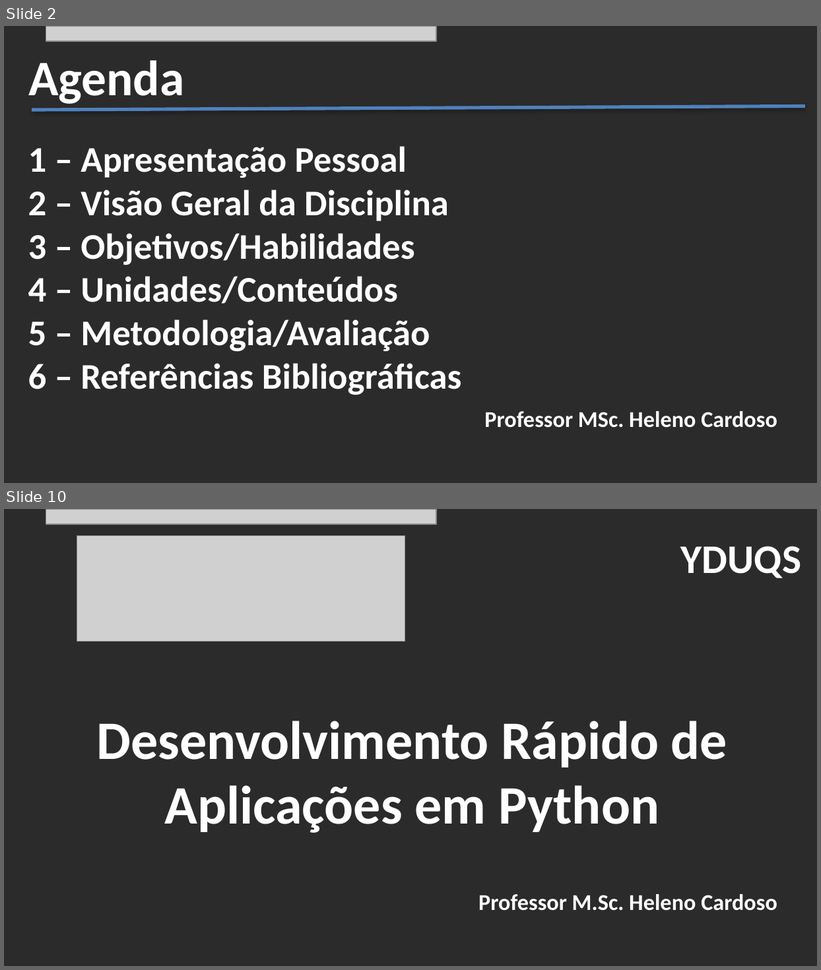
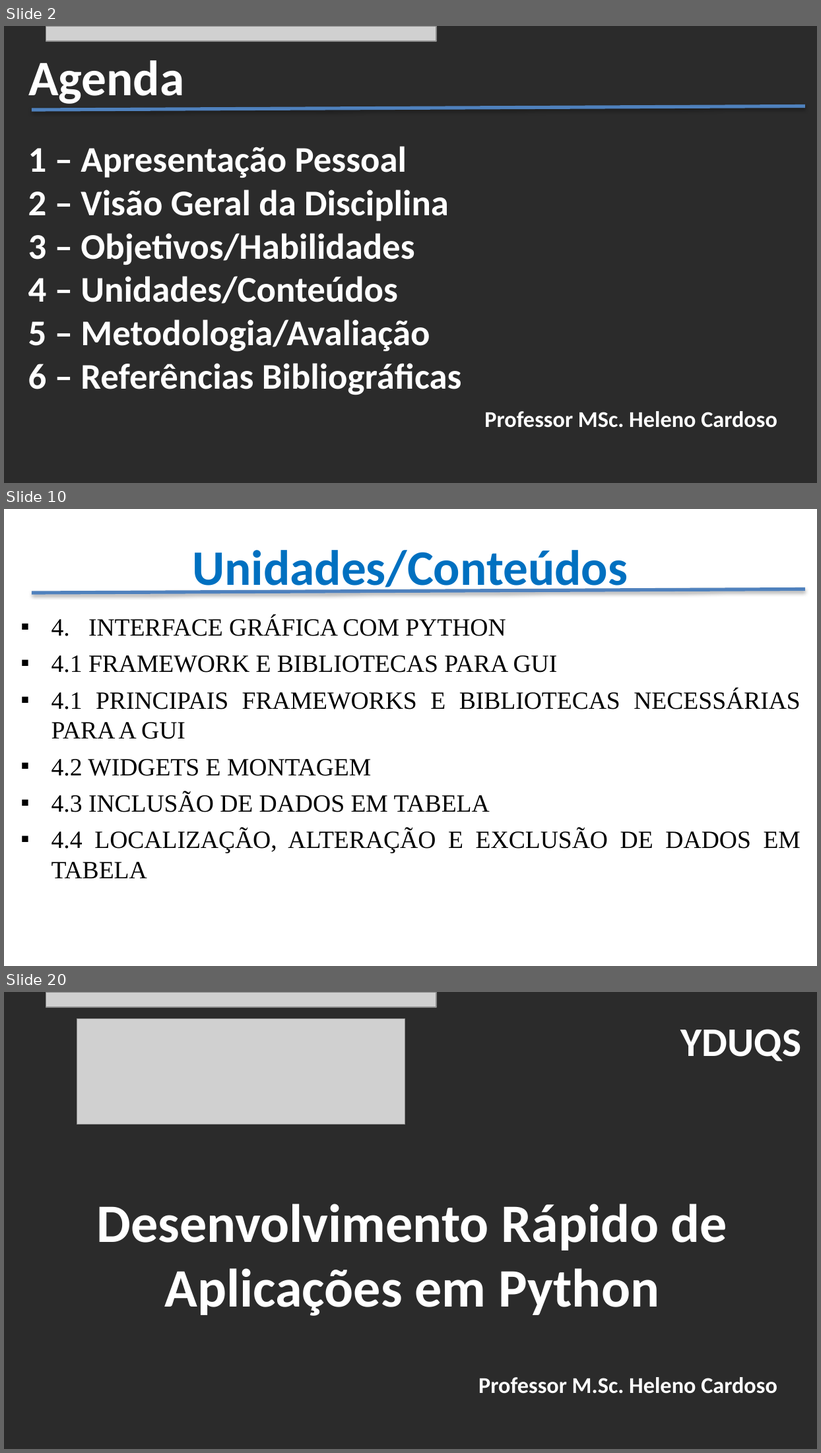
Before and after one commit to CloudEducationBrazil/WydenUniRuyPythonRAD, a slide deck: 01 Classes/Apresentação - Desenvolvimento RAD Python.pptx. Shown one above the other, each under a label of ours: slides 2 and 10 before the commit, slides 2, 10 and 20 after it; the slides between them are not shown. The pictures are 821x970 and 821x1453 pixels, drawn with LibreOffice and Linux fonts; fonts in the diff are those of the drawing; grey boxes stand for pictures; background and template pictures are left out; a plain dark background stands for a picture behind light text. Boxes give left, top, right and bottom in pixels: in the first picture for what was removed or moved away, otherwise in the second. Text is boxed around its words. In the diff, an @@ line names an element or a change of style, - is before the commit and + after.

```diff
--- a/01 Classes/Apresentação - Desenvolvimento RAD Python.pptx
+++ b/01 Classes/Apresentação - Desenvolvimento RAD Python.pptx
@@ slide 10 added at bbox=[4, 509, 817, 966], background picture (left out) @@
@@ title added at bbox=[192, 550, 628, 596], 44 pt, text #0070C0, bold @@
+Unidades/Conteúdos
@@ line added from (32, 593) to (805, 590), #4F81BD 3 pt @@
@@ text added at bbox=[52, 617, 801, 879], 22 pt, text #000000 @@
+▪ 4. INTERFACE GRÁFICA COM PYTHON
+▪ 4.1 FRAMEWORK E BIBLIOTECAS PARA GUI
+▪ 4.1 PRINCIPAIS FRAMEWORKS E BIBLIOTECAS NECESSÁRIAS PARA A GUI
+▪ 4.2 WIDGETS E MONTAGEM
+▪ 4.3 INCLUSÃO DE DADOS EM TABELA
+▪ 4.4 LOCALIZAÇÃO, ALTERAÇÃO E EXCLUSÃO DE DADOS EM TABELA
@@ what was slide 10 is now slide 20 @@
```
Also in this commit, not shown: 8 slides changed, 9 other slides added, 11 other files.
